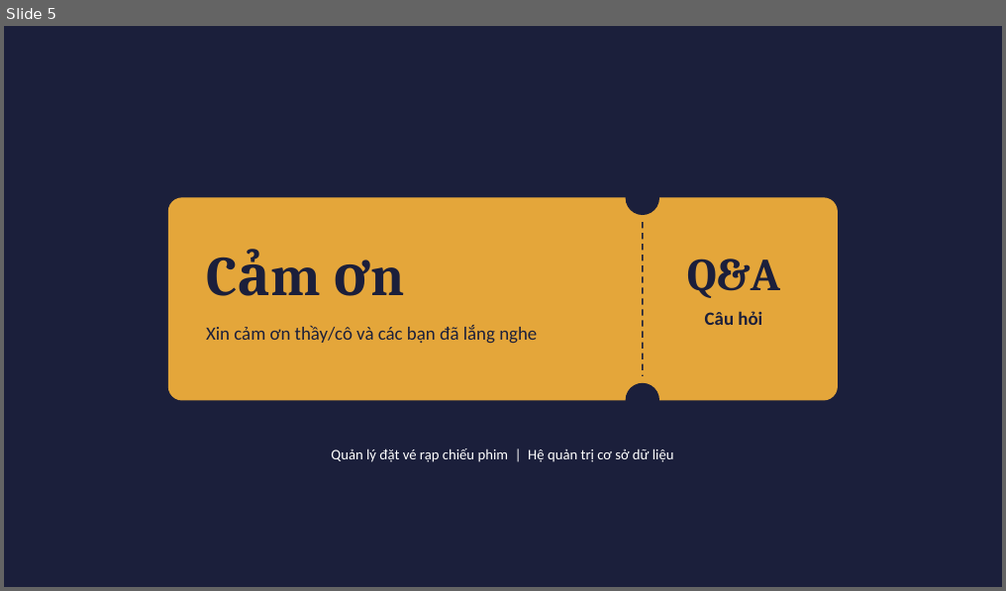
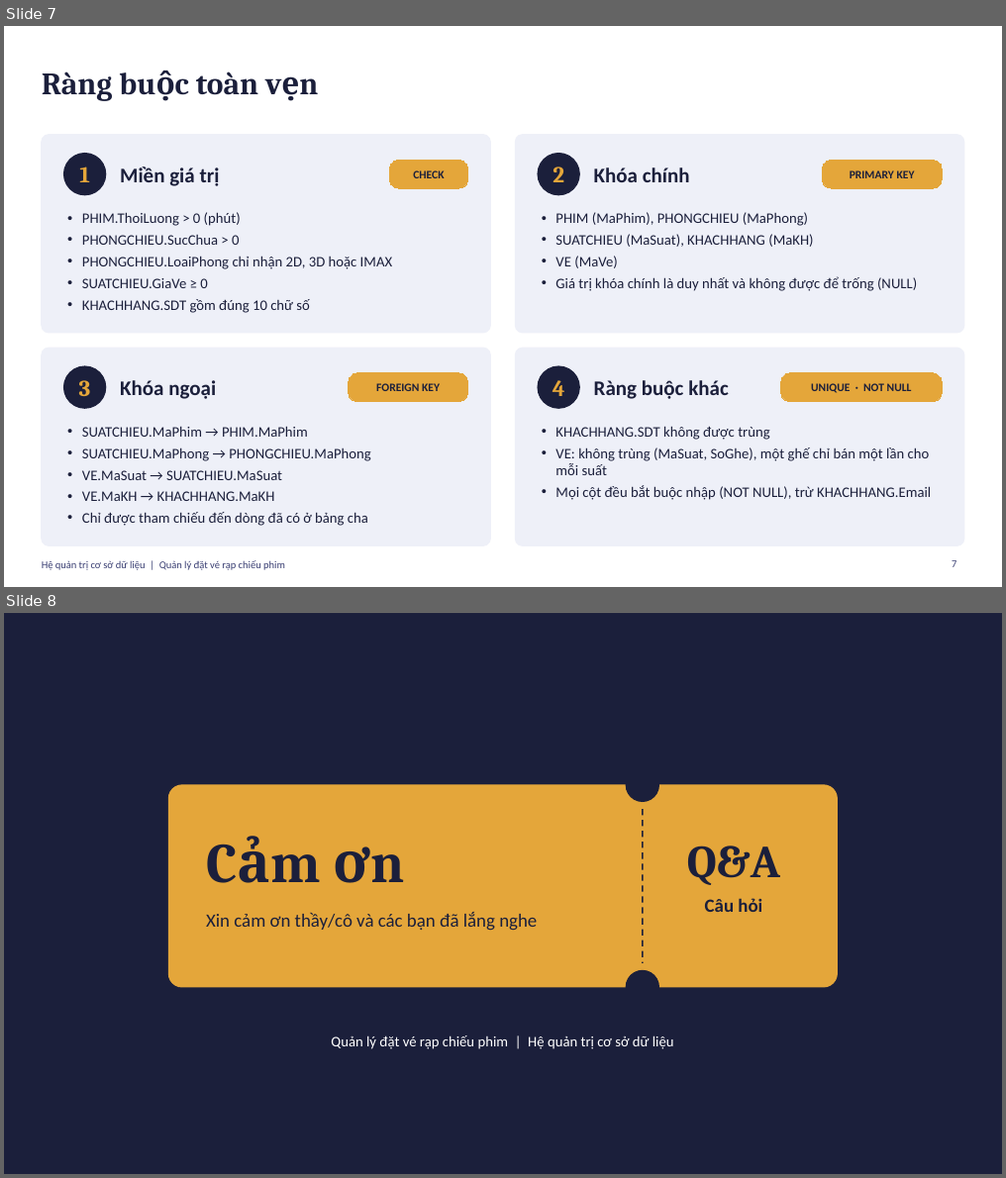
Before and after one commit to PhucHoang3010/Vietnamese-News-Classification, a slide deck: hqtcsdl-giuaky/quan_ly_rap_phim.pptx. Shown one above the other, each under a label of ours: slide 5 before the commit, slides 7 and 8 after it. The pictures are 1006x591 and 1006x1178 pixels, drawn with LibreOffice and Linux fonts; fonts in the diff are those of the drawing. Boxes give left, top, right and bottom in pixels: in the first picture for what was removed or moved away, otherwise in the second. Text is boxed around its words. In the diff, an @@ line names an element or a change of style, - is before the commit and + after.

```diff
--- a/hqtcsdl-giuaky/quan_ly_rap_phim.pptx
+++ b/hqtcsdl-giuaky/quan_ly_rap_phim.pptx
@@ slide 7 added at <box>4,26,1002,587</box>, background #FFFFFF @@
@@ title added at <box>42,72,258,101</box>, 30 pt, text #1B1F3B, bold @@
+Ràng buộc toàn vẹn
@@ rounded rectangle added at <box>42,135,491,333</box>, fill #EEF0F8, outline #EEF0F8 1 pt @@
@@ rounded rectangle added at <box>515,135,964,333</box>, fill #EEF0F8, outline #EEF0F8 1 pt @@
@@ ellipse added at <box>63,154,106,195</box>, fill #1B1F3B, outline #1B1F3B 1 pt @@
@@ text added at <box>79,167,90,182</box>, 22 pt, text #E4A63A, bold @@
+1
@@ text added at <box>120,167,220,186</box>, 20 pt, text #1B1F3B, bold @@
+Miền giá trị
@@ rounded rectangle added at <box>389,160,468,188</box>, fill #E4A63A, outline #E4A63A 0.75 pt, 11 pt, text #1B1F3B, bold @@
+CHECK
@@ ellipse added at <box>538,154,580,195</box>, fill #1B1F3B, outline #1B1F3B 1 pt @@
@@ text added at <box>552,167,564,182</box>, 22 pt, text #E4A63A, bold @@
+2
@@ text added at <box>594,168,690,182</box>, 20 pt, text #1B1F3B, bold @@
+Khóa chính
@@ rounded rectangle added at <box>823,160,943,188</box>, fill #E4A63A, outline #E4A63A 0.75 pt, 11 pt, text #1B1F3B, bold @@
+PRIMARY KEY
@@ text added at <box>82,212,392,313</box>, 14 pt, text #1B1F3B @@
+• PHIM.ThoiLuong > 0 (phút)
+• PHONGCHIEU.SucChua > 0
+• PHONGCHIEU.LoaiPhong chỉ nhận 2D, 3D hoặc IMAX
+• SUATCHIEU.GiaVe ≥ 0
+• KHACHHANG.SDT gồm đúng 10 chữ số
@@ text added at <box>555,212,917,291</box>, 14 pt, text #1B1F3B @@
+• PHIM (MaPhim), PHONGCHIEU (MaPhong)
+• SUATCHIEU (MaSuat), KHACHHANG (MaKH)
+• VE (MaVe)
+• Giá trị khóa chính là duy nhất và không được để trống (NULL)
@@ rounded rectangle added at <box>42,348,491,547</box>, fill #EEF0F8, outline #EEF0F8 1 pt @@
@@ rounded rectangle added at <box>515,348,964,547</box>, fill #EEF0F8, outline #EEF0F8 1 pt @@
@@ ellipse added at <box>63,367,106,408</box>, fill #1B1F3B, outline #1B1F3B 1 pt @@
@@ text added at <box>79,380,91,396</box>, 22 pt, text #E4A63A, bold @@
+3
@@ text added at <box>120,380,216,399</box>, 20 pt, text #1B1F3B, bold @@
+Khóa ngoại
@@ rounded rectangle added at <box>349,373,468,402</box>, fill #E4A63A, outline #E4A63A 0.75 pt, 11 pt, text #1B1F3B, bold @@
+FOREIGN KEY
@@ ellipse added at <box>538,367,580,408</box>, fill #1B1F3B, outline #1B1F3B 1 pt @@
@@ text added at <box>552,380,565,396</box>, 22 pt, text #E4A63A, bold @@
+4
@@ text added at <box>594,380,729,399</box>, 20 pt, text #1B1F3B, bold @@
+Ràng buộc khác
@@ rounded rectangle added at <box>781,373,943,402</box>, fill #E4A63A, outline #E4A63A 0.75 pt, 11 pt, text #1B1F3B, bold @@
+UNIQUE · NOT NULL
@@ text added at <box>82,426,371,526</box>, 14 pt, text #1B1F3B @@
+• SUATCHIEU.MaPhim → PHIM.MaPhim
+• SUATCHIEU.MaPhong → PHONGCHIEU.MaPhong
+• VE.MaSuat → SUATCHIEU.MaSuat
+• VE.MaKH → KHACHHANG.MaKH
+• Chỉ được tham chiếu đến dòng đã có ở bảng cha
@@ text added at <box>555,426,931,500</box>, 14 pt, text #1B1F3B @@
+• KHACHHANG.SDT không được trùng
+• VE: không trùng (MaSuat, SoGhe), một ghế chỉ bán một lần cho mỗi suất
+• Mọi cột đều bắt buộc nhập (NOT NULL), trừ KHACHHANG.Email
@@ text added at <box>42,561,285,570</box>, 10 pt, text #3A3F73 @@
+Hệ quản trị cơ sở dữ liệu | Quản lý đặt vé rạp chiếu phim
@@ page number added at <box>951,561,956,568</box>, 10 pt, text #3A3F73 @@
+7
@@ what was slide 5 is now slide 8 @@
```
Also in this commit, not shown: 3 slides changed, 3 other slides added, 1 slide removed, 1 other file.
